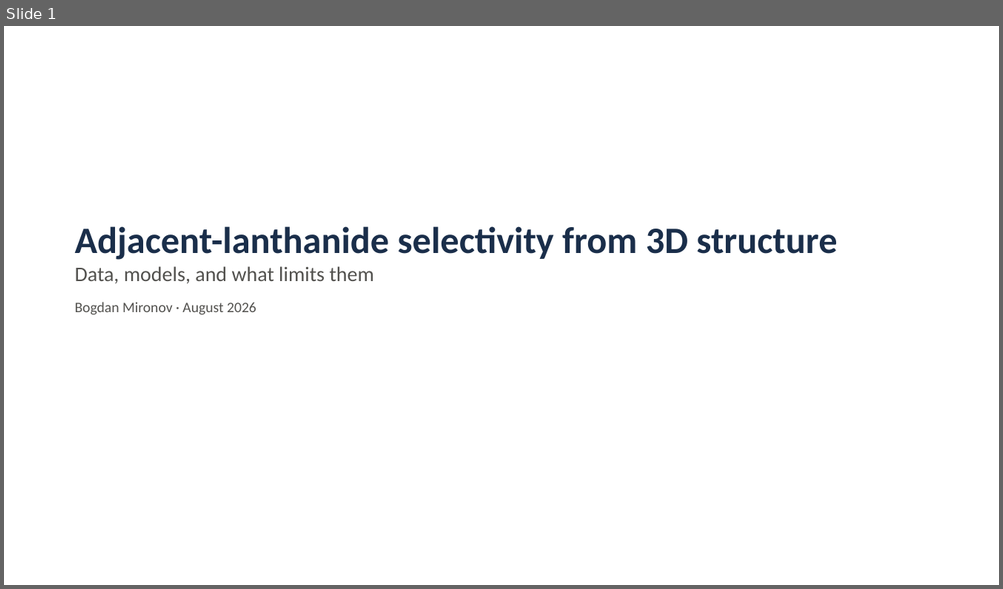
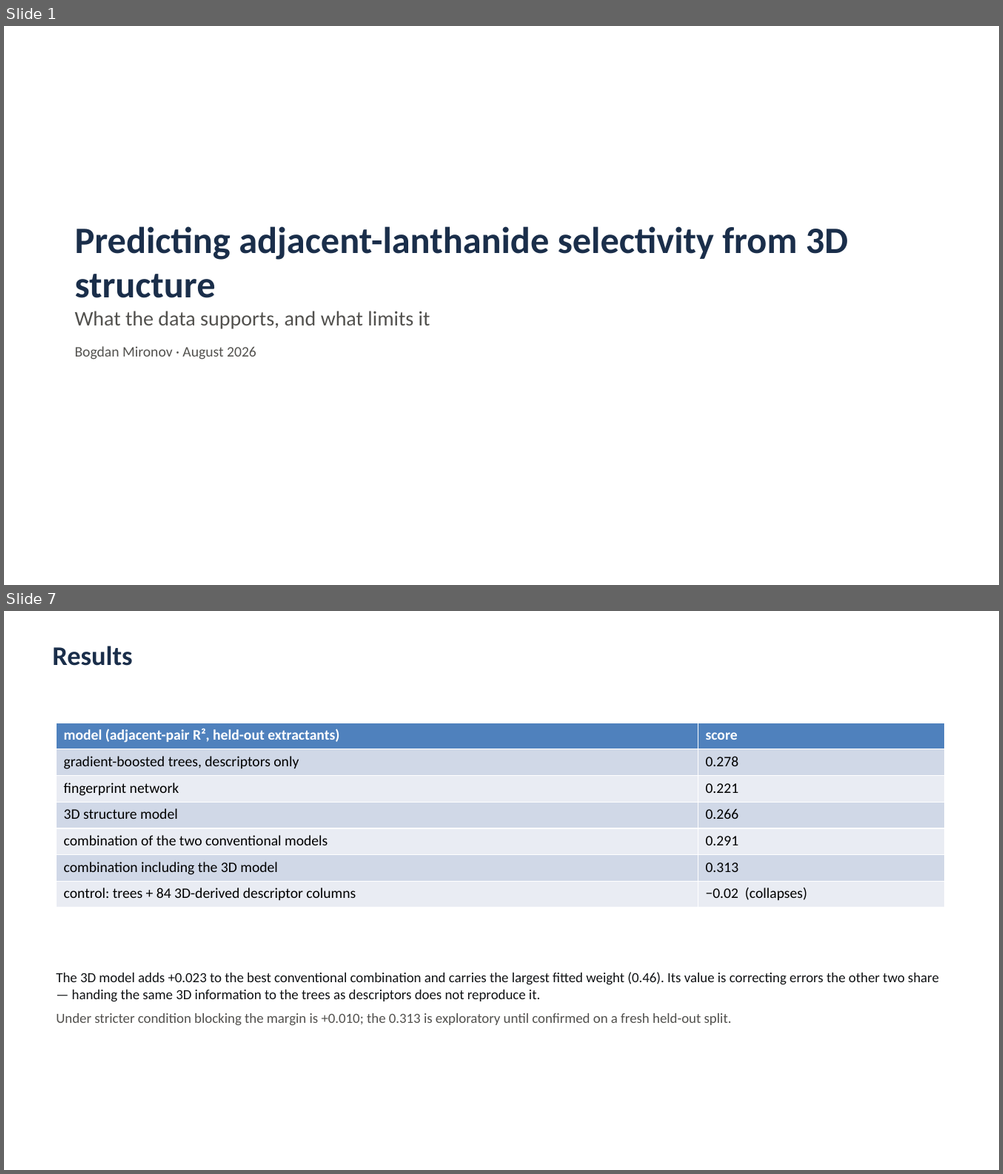
Before and after one commit to mironovb/lanthanidestrain, a slide deck: docs/vogiatzis_condensed_2026-08.pptx. Shown one above the other, each under a label of ours: slide 1 before the commit, slides 1 and 7 after it; the slides between them are not shown. The pictures are 1003x589 and 1003x1174 pixels, drawn with LibreOffice and Linux fonts; fonts in the diff are those of the drawing. Boxes give left, top, right and bottom in pixels: in the first picture for what was removed or moved away, otherwise in the second. Text is boxed around its words. In the diff, an @@ line names an element or a change of style, - is before the commit and + after.

```diff
--- a/docs/vogiatzis_condensed_2026-08.pptx
+++ b/docs/vogiatzis_condensed_2026-08.pptx
@@ slide 7 added at (4, 611, 999, 1170), background #FFFFFF @@
@@ text added at (52, 646, 132, 666), 26 pt, text #1A2E4A, bold @@
+Results
@@ table added at (57, 723, 944, 908), 7 rows, 2 columns @@
+model (adjacent-pair R², held-out extractants) | score
+gradient-boosted trees, descriptors only | 0.278
+fingerprint network | 0.221
+3D structure model | 0.266
+combination of the two conventional models | 0.291
+combination including the 3D model | 0.313
+control: trees + 84 3D-derived descriptor columns | −0.02 (collapses)
@@ text added at (56, 972, 939, 1025), 13.5 pt, text #101214 @@
+The 3D model adds +0.023 to the best conventional combination and carries the largest fitted weight (0.46). Its value is correcting errors the other two share — handing the same 3D information to the trees as descriptors does not reproduce it.
+Under stricter condition blocking the margin is +0.010; the 0.313 is exploratory until confirmed on a fresh held-out split.
@@ slide 1 changed as well @@
@@ text at (75, 227, 848, 329): text changed @@
-Adjacent-lanthanide selectivity from 3D structure
-Data, models, and what limits them
+Predicting adjacent-lanthanide selectivity from 3D structure
+What the data supports, and what limits it
```
Also in this commit, not shown: 2 other slides changed, 8 other slides added, 5 slides removed, 5 other files.
